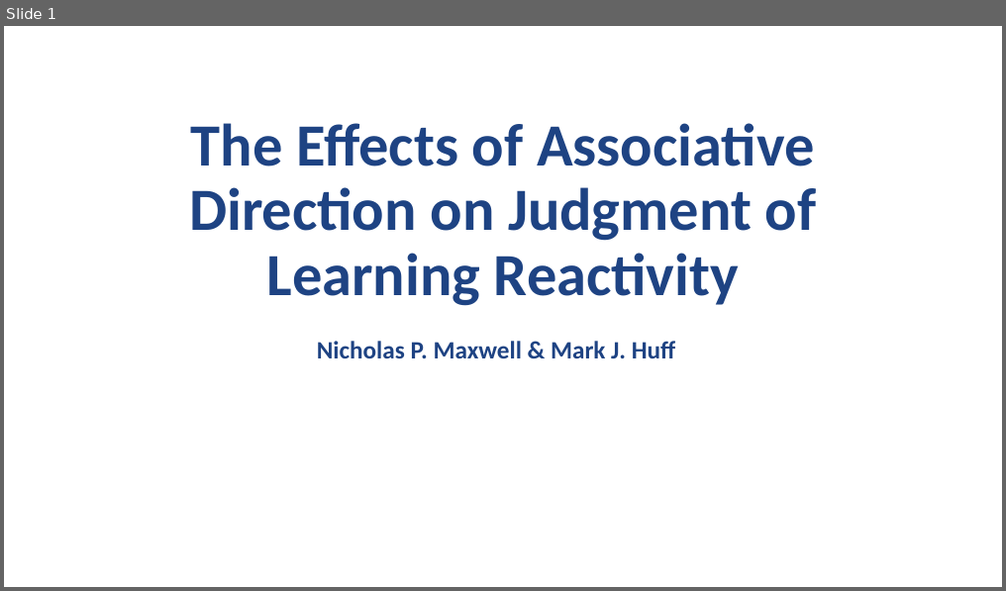
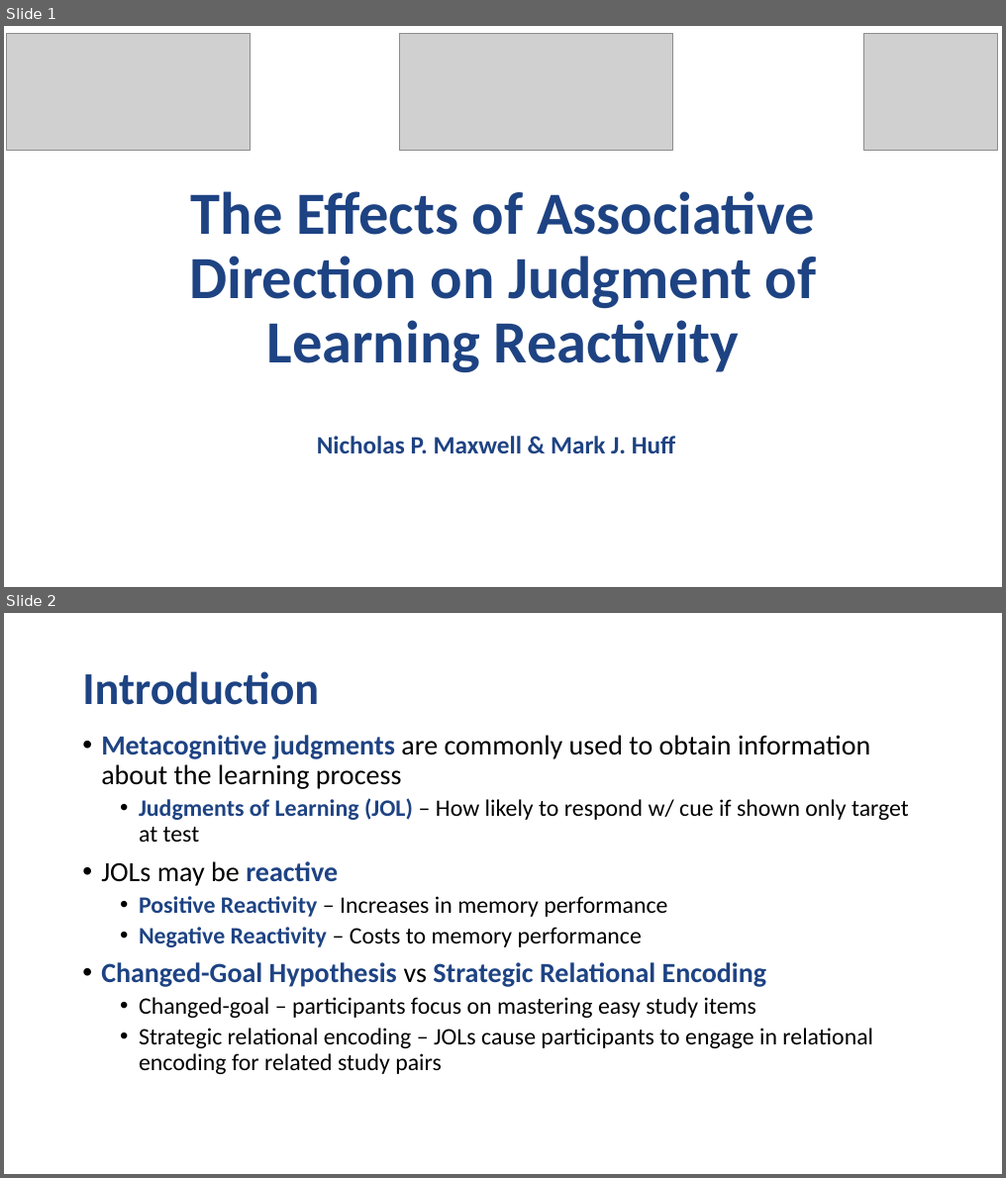
Before and after one commit to npm27/JOL-Reactivity-1, a slide deck: 6 Presentations/JOL Reactivity.pptx. Shown one above the other, each under a label of ours: slide 1 before the commit, slides 1 and 2 after it. The pictures are 1006x591 and 1006x1178 pixels, drawn with LibreOffice and Linux fonts; fonts in the diff are those of the drawing; grey boxes stand for pictures. Boxes give left, top, right and bottom in pixels: in the first picture for what was removed or moved away, otherwise in the second. Text is boxed around its words. In the diff, an @@ line names an element or a change of style, - is before the commit and + after.

```diff
--- a/6 Presentations/JOL Reactivity.pptx
+++ b/6 Presentations/JOL Reactivity.pptx
@@ slide 2 added at [4, 613, 1002, 1174], background #FFFFFF @@
@@ title added at [82, 671, 319, 705], 33 pt, text #1E4383, bold @@
+Introduction
@@ text added at [101, 735, 909, 1074], 17 pt, text #000000 @@
+• Metacognitive judgments are commonly used to obtain information about the learning process
+  • Judgments of Learning (JOL) – How likely to respond w/ cue if shown only target at test
+• JOLs may be reactive
+  • Positive Reactivity – Increases in memory performance
+  • Negative Reactivity – Costs to memory performance
+• Changed-Goal Hypothesis vs Strategic Relational Encoding
+  • Changed-goal – participants focus on mastering easy study items
+  • Strategic relational encoding – JOLs cause participants to engage in relational encoding for related study pairs
@@ slide 1 changed as well @@
@@ picture added at [6, 33, 251, 150] @@
@@ picture added at [399, 33, 672, 150] @@
@@ picture added at [864, 33, 998, 150] @@
@@ title "The Effects of Associative Direction ...": place and size @@
-title "The Effects of Associative Direction ..." at [189, 123, 817, 306]
+title "The Effects of Associative Direction ..." at [189, 191, 817, 373]
@@ subtitle "Nicholas P. Maxwell & Mark ...": place and size @@
-subtitle "Nicholas P. Maxwell & Mark ..." at [317, 341, 676, 359]
+subtitle "Nicholas P. Maxwell & Mark ..." at [317, 436, 676, 454]
```
Also in this commit, not shown: 1 other slide changed, 5 other slides added, 3 slides removed.
